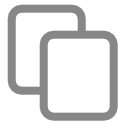
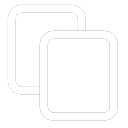
Revision of a layered 128px x 128px image; what changed, layer by layer:
painted on "Kopia Warstwa malowania 1" over [7, 4, 118, 121]
painted on "Warstwa malowania 1" over [7, 4, 118, 121]
